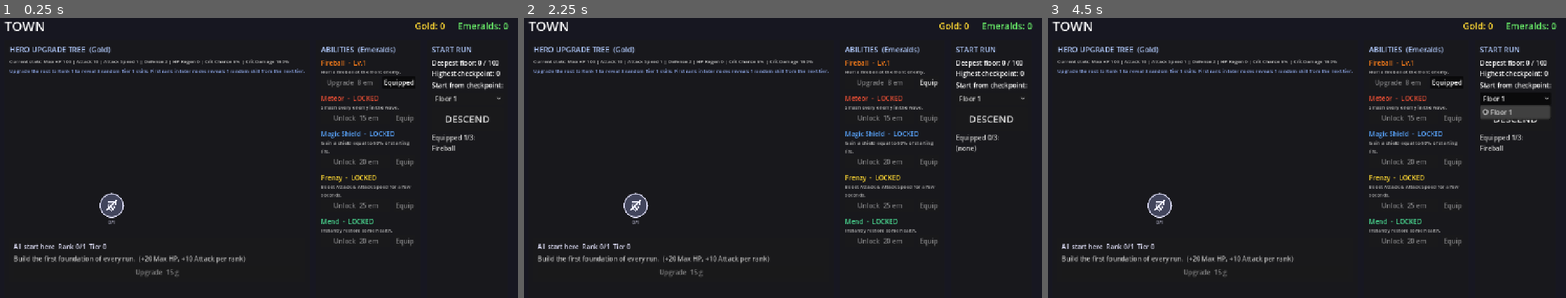
Above: before the commit, frames 1-3 (left to right).
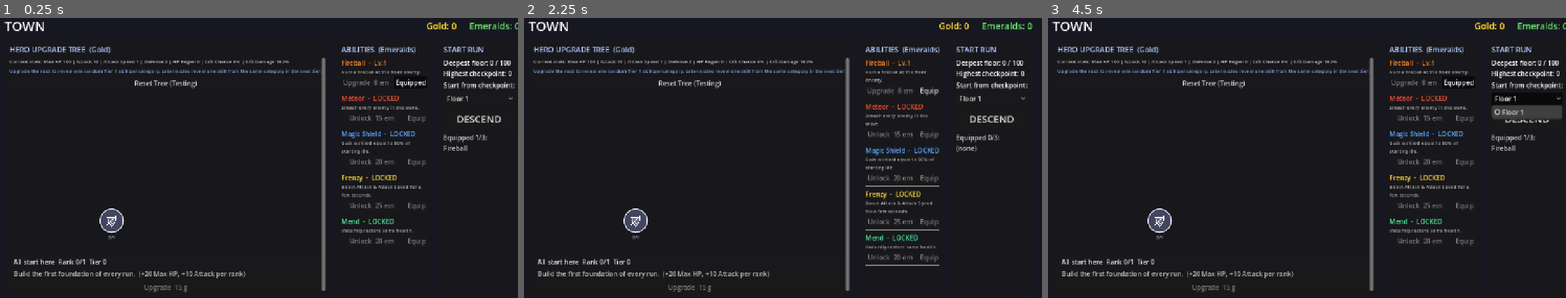
Above: after the commit, the same moments.

Repository: nalgorry/incremental_game
Game: Godot game, scene res://scenes/Main.tscn
The game is run twice, just before and just after one commit, with the same random seed, the same clock (stepped at 60 frames per second) and the same inputs.
Inputs (mouse positions are in pixels of both pictures, inside the frame that each line leads up to):
- Up to frame 1 (0.25 s): no input
- Up to frame 2 (2.25 s): click (689, 82) at 0.5 s, where only the run after the commit has a clickable "Reset Tree (Testing)"; click (637, 205) at 1.27 s; click "Equipped" at 2 s
- Up to frame 3 (4.5 s): click "Equip" at 2.75 s; click (1161, 219) at 3.52 s; click "Floor 1" at 4.25 s

The runs differ from the first frame. In frame 1, 7.6% of the frame differs, in the area x 2-100%, y 1-98%; in frame 2, 7.6%; in frame 3, 7.7%.

Commit message:
Move skill tree data to JSON

Diff:
--- /dev/null
+++ b/data/skill_tree.json
@@ -0,0 +1,273 @@
+{
+  "foundation": {
+    "name": "All start here",
+    "order": 0,
+    "tier": 0,
+    "desc": "Build the first foundation of every run.",
+    "bonuses": { "max_hp": 20.0, "attack": 10.0 },
+    "max_ranks": 1,
+    "costs": [15],
+    "parents": []
+  },
+  "basic_attack_update": {
+    "name": "Basic Attack Update",
+    "order": 10,
+    "tier": 1,
+    "category": "Attack",
+    "branch_start": true,
+    "desc": "This will be the starting point for a tree of new and fantastic attack abilities.",
+    "stat": "attack",
+    "bonus_per_rank": 2.0,
+    "max_ranks": 1,
+    "costs": [25],
+    "parents": ["foundation"]
+  },
+  "basic_heal_update": {
+    "name": "Basic Heal Update",
+    "order": 11,
+    "tier": 1,
+    "category": "Defence",
+    "branch_start": true,
+    "desc": "This will be the starting point for a tree of new and fantastic healing abilities.",
+    "stat": "hp_regen",
+    "bonus_per_rank": 0.5,
+    "max_ranks": 1,
+    "costs": [25],
+    "parents": ["foundation"]
+  },
+  "basic_ability_update": {
+    "name": "Basic Ability Update",
+    "order": 12,
+    "tier": 1,
+    "category": "Ability Update",
+    "branch_start": true,
+    "desc": "This will be the starting point for a tree of new and fantastic ability upgrades.",
+    "ability_power_per_rank": 0.01,
+    "max_ranks": 1,
+    "costs": [25],
+    "parents": ["foundation"]
+  },
+  "more_gold": {
+    "name": "More Gold",
+    "order": 13,
+    "tier": 1,
+    "category": "Misc",
+    "branch_start": true,
+    "desc": "This will be the starting point for a tree of new and fantastic gold abilities.",
+    "gold_bonus_by_rank": [0.10],
+    "max_ranks": 1,
+    "costs": [35],
+    "parents": ["foundation"]
+  },
+  "blade_training": {
+    "name": "Blade Training",
+    "order": 20,
+    "tier": 2,
+    "category": "Attack",
+    "desc": "Hit harder with every basic attack.",
+    "stat": "attack",
+    "bonus_per_rank": 4.0,
+    "max_ranks": 3,
+    "costs": [35, 60, 85],
+    "parents": ["basic_attack_update"]
+  },
+  "quick_casting": {
+    "name": "Quick Casting",
+    "order": 21,
+    "tier": 2,
+    "category": "Attack",
+    "desc": "Attack faster while abilities cycle.",
+    "stat": "attack_speed",
+    "bonus_per_rank": 0.08,
+    "max_ranks": 2,
+    "costs": [45, 70],
+    "parents": ["basic_attack_update"]
+  },
+  "iron_skin": {
+    "name": "Iron Skin",
+    "order": 22,
+    "tier": 2,
+    "category": "Defence",
+    "desc": "Reduce incoming damage.",
+    "stat": "defense",
+    "bonus_per_rank": 1.5,
+    "max_ranks": 3,
+    "costs": [30, 55, 80],
+    "parents": ["basic_heal_update"]
+  },
+  "basic_regen": {
+    "name": "Basic Regen",
+    "order": 23,
+    "tier": 2,
+    "category": "Defence",
+    "desc": "Regenerate HP over time.",
+    "stat": "hp_regen",
+    "bonus_per_rank": 1.0,
+    "max_ranks": 3,
+    "costs": [100, 125, 150],
+    "parents": ["basic_heal_update"]
+  },
+  "basic_reserves": {
+    "name": "Basic Reserves",
+    "order": 24,
+    "tier": 2,
+    "category": "Defence",
+    "desc": "A deeper health pool for long runs.",
+    "stat": "max_hp",
+    "bonus_per_rank": 30.0,
+    "max_ranks": 3,
+    "costs": [50, 75, 100],
+    "parents": ["basic_heal_update"]
+  },
+  "basic_haste": {
+    "name": "Basic Haste",
+    "order": 25,
+    "tier": 2,
+    "category": "Ability Update",
+    "desc": "Faster abilities.",
+    "cooldown_reduction_per_rank": 0.02,
+    "max_ranks": 3,
+    "costs": [150, 175, 200],
+    "parents": ["basic_ability_update"]
+  },
+  "ability_update": {
+    "name": "Ability Update",
+    "order": 26,
+    "tier": 2,
+    "category": "Ability Update",
+    "desc": "More powerful abilities.",
+    "ability_power_per_rank": 0.02,
+    "max_ranks": 3,
+    "costs": [200, 225, 250],
+    "parents": ["basic_ability_update"]
+  },
+  "double_spell": {
+    "name": "Double Spell",
+    "order": 27,
+    "tier": 2,
+    "category": "Misc",
+    "desc": "Abilities can reduce their next cooldown by 50%.",
+    "chance_by_rank": [0.10, 0.15, 0.25],
+    "max_ranks": 3,
+    "costs": [95, 120, 145],
+    "parents": ["more_gold"]
+  },
+  "advanced_blade_training": {
+    "name": "Advanced Blade Training",
+    "order": 30,
+    "tier": 3,
+    "category": "Attack",
+    "desc": "Sharper technique for deeper floors.",
+    "stat": "attack",
+    "bonus_per_rank": 8.0,
+    "max_ranks": 3,
+    "costs": [140, 175, 210],
+    "parents": ["blade_training"]
+  },
+  "swift_casting": {
+    "name": "Swift Casting",
+    "order": 31,
+    "tier": 3,
+    "category": "Attack",
+    "desc": "Move and cast with greater rhythm.",
+    "stat": "attack_speed",
+    "bonus_per_rank": 0.14,
+    "max_ranks": 2,
+    "costs": [150, 190],
+    "parents": ["quick_casting"]
+  },
+  "crushing_criticals": {
+    "name": "Crushing Criticals",
+    "order": 32,
+    "tier": 3,
+    "category": "Attack",
+    "desc": "Critical hits deal more damage.",
+    "stat": "crit_damage",
+    "bonus_per_rank": 0.15,
+    "max_ranks": 3,
+    "costs": [220, 245, 270],
+    "parents": ["blade_training"]
+  },
+  "battle_rhythm": {
+    "name": "Battle Rhythm",
+    "order": 33,
+    "tier": 3,
+    "category": "Attack",
+    "desc": "Blend speed and power.",
+    "stat": "attack_speed",
+    "bonus_per_rank": 0.12,
+    "max_ranks": 2,
+    "costs": [240, 265],
+    "parents": ["quick_casting", "blade_training"]
+  },
+  "reinforced_skin": {
+    "name": "Reinforced Skin",
+    "order": 34,
+    "tier": 3,
+    "category": "Defence",
+    "desc": "Stronger defenses against elite enemies.",
+    "stat": "defense",
+    "bonus_per_rank": 3.0,
+    "max_ranks": 3,
+    "costs": [130, 165, 200],
+    "parents": ["iron_skin"]
+  },
+  "greater_regen": {
+    "name": "Greater Regen",
+    "order": 35,
+    "tier": 3,
+    "category": "Defence",
+    "desc": "Recover health faster during long fights.",
+    "stat": "hp_regen",
+    "bonus_per_rank": 2.0,
+    "max_ranks": 3,
+    "costs": [180, 220, 260],
+    "parents": ["basic_regen"]
+  },
+  "greater_reserves": {
+    "name": "Greater Reserves",
+    "order": 36,
+    "tier": 3,
+    "category": "Defence",
+    "desc": "Expand your life pool for boss waves.",
+    "stat": "max_hp",
+    "bonus_per_rank": 60.0,
+    "max_ranks": 3,
+    "costs": [160, 200, 240],
+    "parents": ["basic_reserves"]
+  },
+  "recover_on_hit": {
+    "name": "Recover On Hit",
+    "order": 37,
+    "tier": 3,
+    "category": "Ability Update",
+    "desc": "Faster abilities on hit.",
+    "chance_by_rank": [0.02, 0.03, 0.05],
+    "cooldown_recover_on_hit": 0.5,
+    "max_ranks": 3,
+    "costs": [200, 225, 250],
+    "parents": ["basic_haste"]
+  },
+  "greater_haste": {
+    "name": "Greater Haste",
+    "order": 38,
+    "tier": 3,
+    "category": "Ability Update",
+    "desc": "Push abilities closer to constant use.",
+    "cooldown_reduction_per_rank": 0.04,
+    "max_ranks": 3,
+    "costs": [240, 290, 340],
+    "parents": ["basic_haste"]
+  },
+  "ability_mastery": {
+    "name": "Ability Mastery",
+    "order": 39,
+    "tier": 3,
+    "category": "Ability Update",
+    "desc": "Greatly improve ability power.",
+    "ability_power_per_rank": 0.04,
+    "max_ranks": 3,
+    "costs": [280, 335, 390],
+    "parents": ["ability_update"]
+  }
+}
--- a/scripts/Database.gd
+++ b/scripts/Database.gd
@@ -55,145 +55,28 @@
 
 # ---------------------------------------------------------------------------
 # HERO UPGRADE TREE (Gold)
-# Nodes have limited ranks. Tier 0 appears first; later tiers unlock when the
-# previous tier is complete. Parents are kept for visual branch lines only.
-# ---------------------------------------------------------------------------
-const UPGRADE_TREE := {
-	"foundation": {
-		"name": "All start here", "order": 0, "tier": 0,
-		"desc": "Build the first foundation of every run.",
-		"bonuses": {"max_hp": 20.0, "attack": 10.0},
-		"max_ranks": 1, "costs": [15],
-		"parents": [],
-	},
-	"blade_training": {
-		"name": "Blade Training", "order": 10, "tier": 1,
-		"desc": "Hit harder with every basic attack.",
-		"stat": "attack", "bonus_per_rank": 4.0,
-		"max_ranks": 3, "costs": [35, 60, 85],
-		"parents": ["foundation"],
-	},
-	"iron_skin": {
-		"name": "Iron Skin", "order": 11, "tier": 1,
-		"desc": "Reduce incoming damage.",
-		"stat": "defense", "bonus_per_rank": 1.5,
-		"max_ranks": 3, "costs": [30, 55, 80],
-		"parents": ["foundation"],
-	},
-	"quick_casting": {
-		"name": "Quick Casting", "order": 12, "tier": 1,
-		"desc": "Attack faster while abilities cycle.",
-		"stat": "attack_speed", "bonus_per_rank": 0.08,
-		"max_ranks": 2, "costs": [45, 70],
-		"parents": ["foundation"],
-	},
-	"basic_regen": {
-		"name": "Basic Regen", "order": 13, "tier": 1,
-		"desc": "Regenerate HP over time.",
-		"stat": "hp_regen", "bonus_per_rank": 1.0,
-		"max_ranks": 3, "costs": [100, 125, 150],
-		"parents": ["foundation"],
-	},
-	"basic_reserves": {
-		"name": "Basic Reserves", "order": 14, "tier": 1,
-		"desc": "A deeper health pool for long runs.",
-		"stat": "max_hp", "bonus_per_rank": 30.0,
-		"max_ranks": 3, "costs": [50, 75, 100],
-		"parents": ["foundation"],
-	},
-	"basic_haste": {
-		"name": "Basic Haste", "order": 15, "tier": 1,
-		"desc": "Faster abilities.",
-		"cooldown_reduction_per_rank": 0.02,
-		"max_ranks": 3, "costs": [150, 175, 200],
-		"parents": ["foundation"],
-	},
-	"ability_update": {
-		"name": "Ability Update", "order": 16, "tier": 1,
-		"desc": "More powerful abilities.",
-		"ability_power_per_rank": 0.02,
-		"max_ranks": 3, "costs": [200, 225, 250],
-		"parents": ["foundation"],
-	},
-	"recover_on_hit": {
-		"name": "Recover On Hit", "order": 20, "tier": 2,
-		"desc": "Faster abilities on hit.",
-		"chance_by_rank": [0.02, 0.03, 0.05],
-		"cooldown_recover_on_hit": 0.5,
-		"max_ranks": 3, "costs": [200, 225, 250],
-		"parents": ["basic_haste"],
-	},
-	"advanced_blade_training": {
-		"name": "Advanced Blade Training", "order": 21, "tier": 2,
-		"desc": "Sharper technique for deeper floors.",
-		"stat": "attack", "bonus_per_rank": 8.0,
-		"max_ranks": 3, "costs": [140, 175, 210],
-		"parents": ["blade_training"],
-	},
-	"reinforced_skin": {
-		"name": "Reinforced Skin", "order": 22, "tier": 2,
-		"desc": "Stronger defenses against elite enemies.",
-		"stat": "defense", "bonus_per_rank": 3.0,
-		"max_ranks": 3, "costs": [130, 165, 200],
-		"parents": ["iron_skin"],
-	},
-	"swift_casting": {
-		"name": "Swift Casting", "order": 23, "tier": 2,
-		"desc": "Move and cast with greater rhythm.",
-		"stat": "attack_speed", "bonus_per_rank": 0.14,
-		"max_ranks": 2, "costs": [150, 190],
-		"parents": ["quick_casting"],
-	},
-	"greater_regen": {
-		"name": "Greater Regen", "order": 24, "tier": 2,
-		"desc": "Recover health faster during long fights.",
-		"stat": "hp_regen", "bonus_per_rank": 2.0,
-		"max_ranks": 3, "costs": [180, 220, 260],
-		"parents": ["basic_regen"],
-	},
-	"greater_reserves": {
-		"name": "Greater Reserves", "order": 25, "tier": 2,
-		"desc": "Expand your life pool for boss waves.",
-		"stat": "max_hp", "bonus_per_rank": 60.0,
-		"max_ranks": 3, "costs": [160, 200, 240],
-		"parents": ["basic_reserves"],
-	},
-	"greater_haste": {
-		"name": "Greater Haste", "order": 26, "tier": 2,
-		"desc": "Push abilities closer to constant use.",
-		"cooldown_reduction_per_rank": 0.04,
-		"max_ranks": 3, "costs": [240, 290, 340],
-		"parents": ["basic_haste"],
-	},
-	"ability_mastery": {
-		"name": "Ability Mastery", "order": 27, "tier": 2,
-		"desc": "Greatly improve ability power.",
-		"ability_power_per_rank": 0.04,
-		"max_ranks": 3, "costs": [280, 335, 390],
-		"parents": ["ability_update"],
-	},
-	"double_spell": {
-		"name": "Double Spell", "order": 30, "tier": 3,
-		"desc": "Abilities can reduce their next cooldown by 50%.",
-		"chance_by_rank": [0.10, 0.15, 0.25],
-		"max_ranks": 3, "costs": [95, 120, 145],
-		"parents": ["quick_casting"],
-	},
-	"crushing_criticals": {
-		"name": "Crushing Criticals", "order": 31, "tier": 3,
-		"desc": "Critical hits deal more damage.",
-		"stat": "crit_damage", "bonus_per_rank": 0.15,
-		"max_ranks": 3, "costs": [220, 245, 270],
-		"parents": ["blade_training"],
-	},
-	"battle_rhythm": {
-		"name": "Battle Rhythm", "order": 32, "tier": 3,
-		"desc": "Blend speed and power.",
-		"stat": "attack_speed", "bonus_per_rank": 0.12,
-		"max_ranks": 2, "costs": [240, 265],
-		"parents": ["quick_casting", "blade_training"],
-	},
-}
+# Loaded from data/skill_tree.json so balance/design can be edited without
+# touching GDScript.
+# ---------------------------------------------------------------------------
+const UPGRADE_TREE_PATH := "res://data/skill_tree.json"
+var UPGRADE_TREE: Dictionary = {}
+
+
+func _init() -> void:
+	UPGRADE_TREE = _load_upgrade_tree()
+
+
+func _load_upgrade_tree() -> Dictionary:
+	var file := FileAccess.open(UPGRADE_TREE_PATH, FileAccess.READ)
+	if file == null:
+		push_error("Could not load skill tree JSON: %s" % UPGRADE_TREE_PATH)
+		return {}
+	var parsed = JSON.parse_string(file.get_as_text())
+	file.close()
+	if typeof(parsed) != TYPE_DICTIONARY:
+		push_error("Skill tree JSON root must be an object.")
+		return {}
+	return parsed
 
 # ---------------------------------------------------------------------------
 # ABILITIES (unlocked / upgraded with Green Emeralds)
@@ -274,7 +157,7 @@
 	var d: Dictionary = STATS[id]
 	return int(ceil(d.cost_base * pow(d.cost_growth, level)))
 
-static func upgrade_node_cost(id: String, rank: int) -> int:
+func upgrade_node_cost(id: String, rank: int) -> int:
 	var d: Dictionary = UPGRADE_TREE[id]
 	if d.has("costs"):
 		var costs: Array = d.costs
--- a/scripts/Dungeon.gd
+++ b/scripts/Dungeon.gd
@@ -424,8 +424,9 @@
 
 
 func _grant_rewards(e: CombatEntity) -> void:
-	GameState.add_gold(e.reward_gold)
-	run_gold += e.reward_gold
+	var gold_reward := int(round(float(e.reward_gold) * GameState.gold_reward_multiplier()))
+	GameState.add_gold(gold_reward)
+	run_gold += gold_reward
 	if randf() < e.emerald_chance:
 		GameState.add_emeralds(e.emerald_amount)
 		run_emeralds += e.emerald_amount
--- a/scripts/GameState.gd
+++ b/scripts/GameState.gd
@@ -7,6 +7,7 @@
 signal progress_changed
 
 const SAVE_PATH := "user://savegame.json"
+const UPGRADE_CATEGORIES: Array[String] = ["Attack", "Defence", "Ability Update", "Misc"]
 
 var gold: int = 0
 var emeralds: int = 0
@@ -126,19 +127,44 @@
 	save_game()
 	return true
 
+func reset_upgrade_tree() -> void:
+	upgrade_node_ranks = {}
+	visible_upgrade_nodes = ["foundation"]
+	visible_upgrade_parents = {}
+	currencies_changed.emit()
+	save_game()
+
 func _reveal_next_upgrade_nodes(source_id: String) -> void:
 	var source: Dictionary = Database.UPGRADE_TREE[source_id]
 	var next_tier := int(source.tier) + 1
-	var reveal_count := 3 if next_tier == 1 else 1
+	if source_id == "foundation" and next_tier == 1:
+		_reveal_one_upgrade_per_category(source_id, next_tier)
+		return
+	var source_category := String(source.get("category", ""))
 	var candidates: Array[String] = []
 	for node_id_raw in Database.UPGRADE_TREE.keys():
 		var node_id := String(node_id_raw)
 		var node: Dictionary = Database.UPGRADE_TREE[node_id]
-		if int(node.tier) == next_tier and not is_upgrade_node_visible(node_id):
+		if int(node.tier) == next_tier and String(node.get("category", "")) == source_category and not is_upgrade_node_visible(node_id):
 			candidates.append(node_id)
 	candidates.shuffle()
-	for i in mini(reveal_count, candidates.size()):
-		var revealed_id := candidates[i]
+	if not candidates.is_empty():
+		var revealed_id := candidates[0]
+		visible_upgrade_nodes.append(revealed_id)
+		visible_upgrade_parents[revealed_id] = source_id
+
+func _reveal_one_upgrade_per_category(source_id: String, tier: int) -> void:
+	for category in UPGRADE_CATEGORIES:
+		var candidates: Array[String] = []
+		for node_id_raw in Database.UPGRADE_TREE.keys():
+			var node_id := String(node_id_raw)
+			var node: Dictionary = Database.UPGRADE_TREE[node_id]
+			if int(node.tier) == tier and bool(node.get("branch_start", false)) and String(node.get("category", "")) == category and not is_upgrade_node_visible(node_id):
+				candidates.append(node_id)
+		candidates.shuffle()
+		if candidates.is_empty():
+			continue
+		var revealed_id := candidates[0]
 		visible_upgrade_nodes.append(revealed_id)
 		visible_upgrade_parents[revealed_id] = source_id
 
@@ -184,6 +210,20 @@
 		var node: Dictionary = Database.UPGRADE_TREE[node_id]
 		if node.has("ability_power_per_rank"):
 			bonus += float(node.ability_power_per_rank) * float(get_upgrade_node_rank(String(node_id)))
+	return 1.0 + bonus
+
+func gold_reward_multiplier() -> float:
+	var bonus := 0.0
+	for node_id in Database.UPGRADE_TREE.keys():
+		var node: Dictionary = Database.UPGRADE_TREE[node_id]
+		if not node.has("gold_bonus_by_rank"):
+			continue
+		var rank := get_upgrade_node_rank(String(node_id))
+		if rank <= 0:
+			continue
+		var bonuses: Array = node["gold_bonus_by_rank"]
+		var index := clampi(rank, 1, bonuses.size()) - 1
+		bonus += float(bonuses[index])
 	return 1.0 + bonus
 
 func recover_on_hit_chance() -> float:
@@ -354,11 +394,39 @@
 	for node_id in visible_upgrade_nodes:
 		if node_id != "foundation" and not visible_upgrade_parents.has(node_id):
 			visible_upgrade_parents[node_id] = _fallback_upgrade_parent(node_id)
+	_ensure_foundation_category_reveals()
 	# Saves from older tree rules may have learned nodes but no revealed choices.
 	for node_id_raw in Database.UPGRADE_TREE.keys():
 		var node_id := String(node_id_raw)
 		if get_upgrade_node_rank(node_id) > 0 and _visible_nodes_in_tier(int(Database.UPGRADE_TREE[node_id].tier) + 1).is_empty():
 			_reveal_next_upgrade_nodes(node_id)
+
+func _ensure_foundation_category_reveals() -> void:
+	if get_upgrade_node_rank("foundation") <= 0:
+		return
+	for category in UPGRADE_CATEGORIES:
+		if _has_visible_upgrade_category(1, category):
+			continue
+		var candidates: Array[String] = []
+		for node_id_raw in Database.UPGRADE_TREE.keys():
+			var node_id := String(node_id_raw)
+			var node: Dictionary = Database.UPGRADE_TREE[node_id]
+			if int(node.tier) == 1 and bool(node.get("branch_start", false)) and String(node.get("category", "")) == category and not is_upgrade_node_visible(node_id):
+				candidates.append(node_id)
+		candidates.shuffle()
+		if candidates.is_empty():
+			continue
+		var revealed_id := candidates[0]
+		visible_upgrade_nodes.append(revealed_id)
+		visible_upgrade_parents[revealed_id] = "foundation"
+
+func _has_visible_upgrade_category(tier: int, category: String) -> bool:
+	for node_id_raw in Database.UPGRADE_TREE.keys():
+		var node_id := String(node_id_raw)
+		var node: Dictionary = Database.UPGRADE_TREE[node_id]
+		if int(node.tier) == tier and String(node.get("category", "")) == category and is_upgrade_node_visible(node_id):
+			return true
+	return false
 
 func _visible_nodes_in_tier(tier: int) -> Array[String]:
 	var result: Array[String] = []
--- a/scripts/Town.gd
+++ b/scripts/Town.gd
@@ -165,10 +165,16 @@
 	_stats_list.add_child(summary)
 
 	var hint := Label.new()
-	hint.text = "Upgrade the root to Rank 1 to reveal 3 random Tier 1 skills. First rank in later nodes reveals 1 random skill from the next tier."
+	hint.text = "Upgrade the root to reveal one random Tier 1 skill per category. Later nodes reveal one skill from the same category in the next tier."
 	hint.add_theme_font_size_override("font_size", 12)
 	hint.add_theme_color_override("font_color", Color(0.55, 0.65, 0.9))
 	_stats_list.add_child(hint)
+
+	var reset_btn := Button.new()
+	reset_btn.text = "Reset Tree (Testing)"
+	reset_btn.tooltip_text = "Clears only hero upgrade tree ranks and revealed nodes."
+	reset_btn.pressed.connect(_on_reset_upgrade_tree_pressed)
+	_stats_list.add_child(reset_btn)
 
 	var graph := Control.new()
 	graph.custom_minimum_size = Vector2(500, 390)
@@ -308,6 +314,16 @@
 		return "(-%.0f%% ability cooldown per rank)" % (float(d.cooldown_reduction_per_rank) * 100.0)
 	if d.has("ability_power_per_rank"):
 		return "(+%.0f%% ability power per rank)" % (float(d.ability_power_per_rank) * 100.0)
+	if d.has("gold_bonus_by_rank"):
+		var rank := GameState.get_upgrade_node_rank(id)
+		var bonuses: Array = d["gold_bonus_by_rank"]
+		var parts: Array[String] = []
+		for bonus in bonuses:
+			parts.append("+%.0f%%" % (float(bonus) * 100.0))
+		if rank > 0:
+			var index := clampi(rank, 1, bonuses.size()) - 1
+			return "(Current: +%.0f%% gold from kills; ranks: %s)" % [float(bonuses[index]) * 100.0, " / ".join(parts)]
+		return "(Ranks: %s gold from kills)" % " / ".join(parts)
 	if d.has("bonuses"):
 		var bonuses: Dictionary = d.bonuses
 		var parts: Array[String] = []
@@ -322,6 +338,8 @@
 			else:
 				parts.append("+%s %s" % [formatted, stat.name])
 		return "(%s per rank)" % ", ".join(parts)
+	if not d.has("stat") or not d.has("bonus_per_rank"):
+		return ""
 	var stat_id := String(d.stat)
 	var stat: Dictionary = Database.STATS[stat_id]
 	var value := float(d.bonus_per_rank)
@@ -333,6 +351,12 @@
 
 func _select_upgrade_node(id: String) -> void:
 	_selected_upgrade_node = id
+	_refresh()
+
+
+func _on_reset_upgrade_tree_pressed() -> void:
+	_selected_upgrade_node = "foundation"
+	GameState.reset_upgrade_tree()
 	_refresh()
 
 
@@ -387,6 +411,14 @@
 	match id:
 		"foundation":
 			return ""
+		"basic_attack_update":
+			return "ATK"
+		"basic_heal_update":
+			return "HEAL"
+		"basic_ability_update":
+			return "ABL"
+		"more_gold":
+			return "GOLD"
 		"blade_training":
 			return "ATK"
 		"iron_skin":
--- a/skill_tree.csv
+++ /dev/null
@@ -1,20 +0,0 @@
-tier,skill_id,skill_name,max_ranks,effect,description,cost_base,cost_update_1,cost_update_2,cost_update_3
-0,foundation,All start here,1,"+20 Max HP; +10 Attack","Build the first foundation of every run.",15,40,65,90
-1,blade_training,Blade Training,3,"+4 Attack per rank","Hit harder with every basic attack.",35,60,85,110
-1,iron_skin,Iron Skin,3,"+1.5 Defense per rank","Reduce incoming damage.",30,55,80,105
-1,quick_casting,Quick Casting,2,"+0.08 Basic Attack Speed per rank","Attack faster while abilities cycle.",45,70,95,120
-1,basic_regen,Basic Regen,3,"+1 HP/sec per rank","Add regen HP over time.",100,125,150,175
-1,basic_reserves,Basic Reserves,3,"+30 Max HP per rank","A deeper health pool for long runs.",50,75,100,125
-1,basic_haste,Basic Haste,3,"Reduce ability cooldown 2% per rank","Faster abilities.",150,175,200,225
-1,ability_update,Ability Update,3,"Increase ability power by 2% per rank","More powerful abilities.",200,225,250,275
-2,recover_on_hit,Recover On Hit,3,"2% / 3% / 5% chance to recover 0.5s ability cooldown when hit by an enemy","Faster abilities on hit.",200,225,250,275
-2,advanced_blade_training,Advanced Blade Training,3,"+8 Attack per rank","Sharper technique for deeper floors.",140,175,210,245
-2,reinforced_skin,Reinforced Skin,3,"+3 Defense per rank","Stronger defenses against elite enemies.",130,165,200,235
-2,swift_casting,Swift Casting,2,"+0.14 Basic Attack Speed per rank","Move and cast with greater rhythm.",150,190,230,270
-2,greater_regen,Greater Regen,3,"+2 HP/sec per rank","Recover health faster during long fights.",180,220,260,300
-2,greater_reserves,Greater Reserves,3,"+60 Max HP per rank","Expand your life pool for boss waves.",160,200,240,280
-2,greater_haste,Greater Haste,3,"Reduce ability cooldown 4% per rank","Push abilities closer to constant use.",240,290,340,390
-2,ability_mastery,Ability Mastery,3,"Increase ability power by 4% per rank","Greatly improve ability power.",280,335,390,445
-3,double_spell,Double Spell,3,"10% / 15% / 25% chance to reduce ability cooldown by 50%","Abilities can reduce their next cooldown by 50%.",95,120,145,170
-3,crushing_criticals,Crushing Criticals,3,"+15% Crit Damage per rank","Critical hits deal more damage.",220,245,270,295
-3,battle_rhythm,Battle Rhythm,2,"+0.12 Attack Speed per rank","Blend speed and power.",240,265,290,315
Not shown, changed: README.md
Not shown, removed: skill_tree.xlsx
